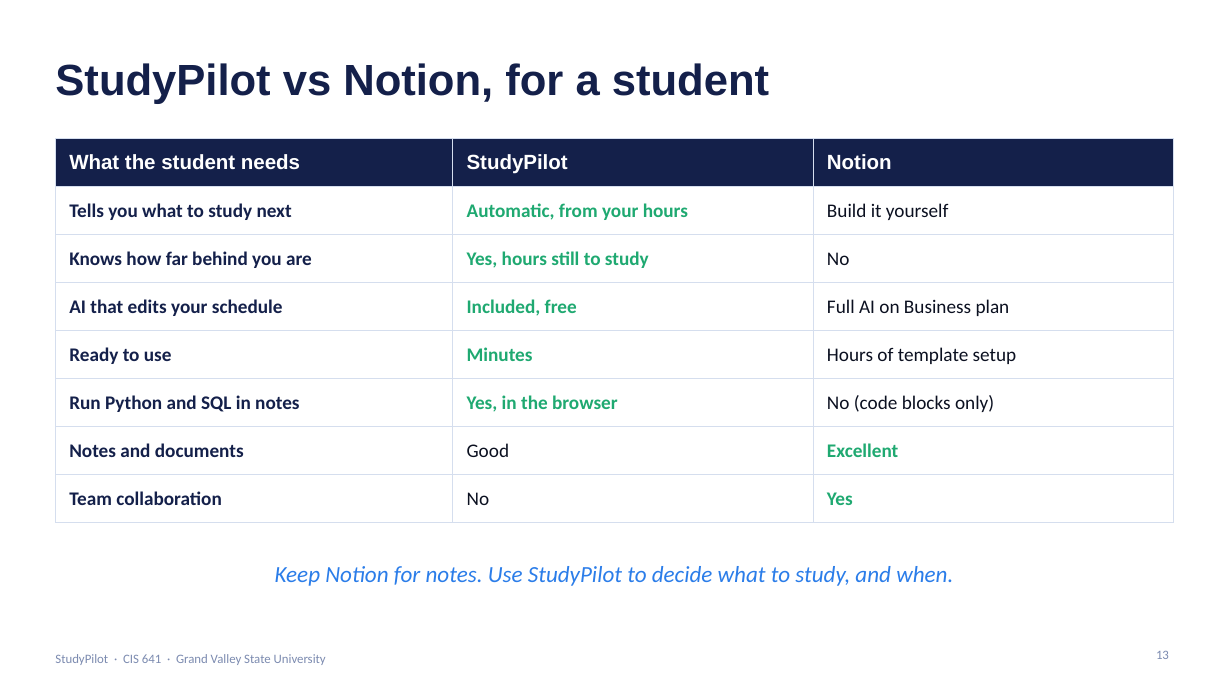
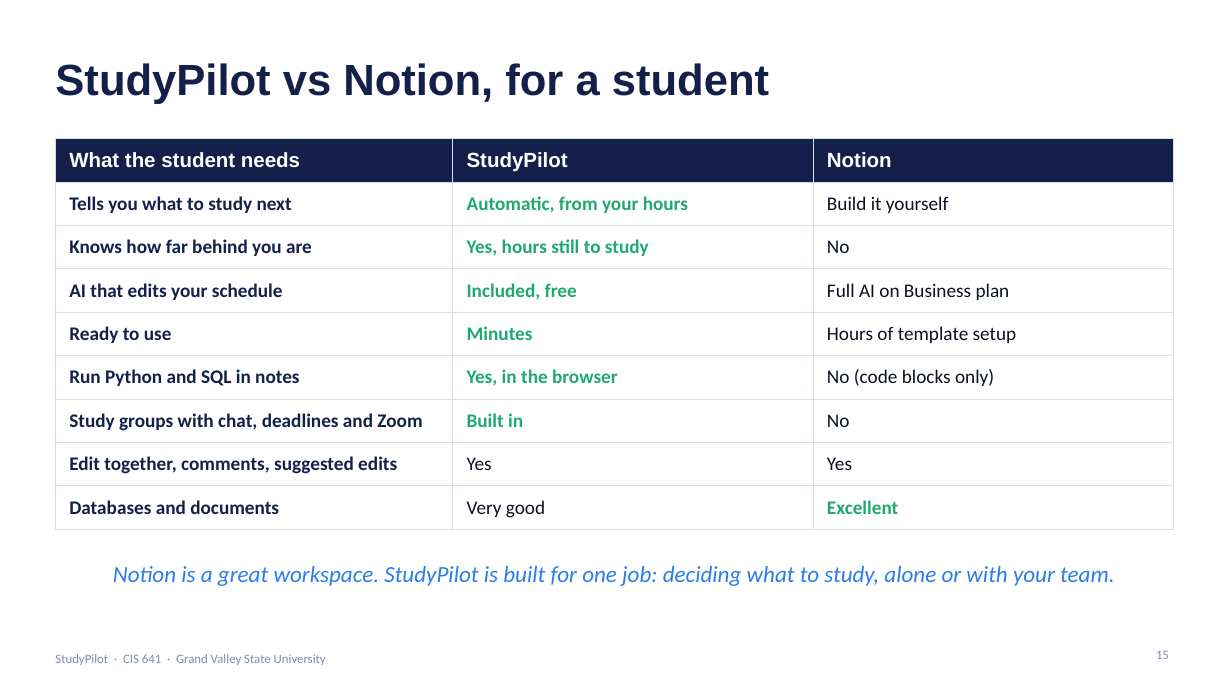
Before and after one commit to alibelhrak/GVSU-CIS641-AIStudyAssistant, a slide deck: slide 15 of docs/StudyPilot_Presentation.pptx (slide 13 before the commit). Drawn at 1232x693 pixels with LibreOffice and Linux fonts; fonts in the diff are those of the drawing; background and template pictures are left out. Boxes give left, top, right and bottom in pixels: in the first picture for what was removed or moved away, otherwise in the second. Text is boxed around its words. In the diff, an @@ line names an element or a change of style, - is before the commit and + after.

Commit message:
Welcome page: databases and study together; updated presentation

```diff
--- a/docs/StudyPilot_Presentation.pptx
+++ b/docs/StudyPilot_Presentation.pptx
@@ table at box(55, 139, 1174, 522) @@
-row 7: Notes and documents | Good | Excellent
-row 8: Team collaboration | No | Yes
+row 7: Study groups with chat, deadlines and Zoom | Built in | No
+row 8: Edit together, comments, suggested edits | Yes | Yes
+row 9: Databases and documents | Very good | Excellent
@@ text at box(113, 566, 1114, 586): text changed @@
-Keep Notion for notes. Use StudyPilot to decide what to study, and when.
+Notion is a great workspace. StudyPilot is built for one job: deciding what to study, alone or with your team.
```
Also in this commit, not shown: 4 other slides changed, 2 slides added, 7 other files.
